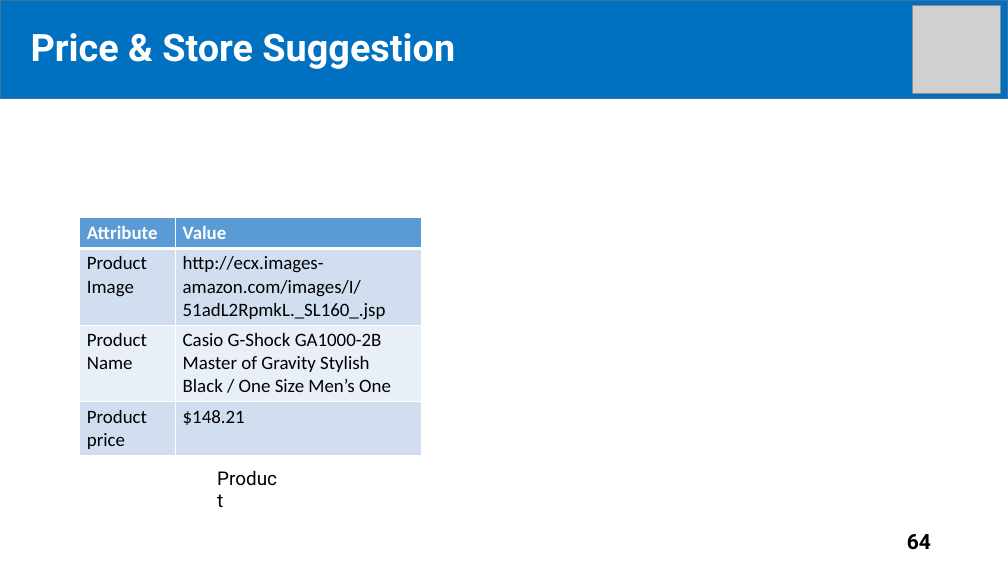
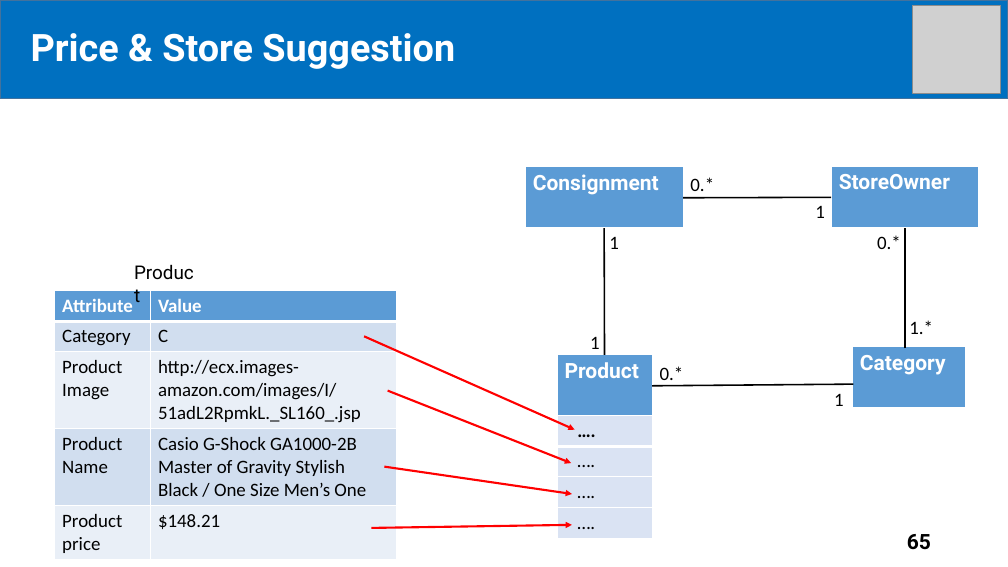
Before and after one commit to tiendan3108/CP, a slide deck: slide 65 of Source/Presentation/PreFinalPresentation.pptx (slide 64 before the commit). Drawn at 1008x567 pixels with LibreOffice and Linux fonts; fonts in the diff are those of the drawing; grey boxes stand for pictures. Boxes give left, top, right and bottom in pixels: in the first picture for what was removed or moved away, otherwise in the second. Text is boxed around its words. In the diff, an @@ line names an element or a change of style, - is before the commit and + after.

Commit message:
update slide

```diff
--- a/Source/Presentation/PreFinalPresentation.pptx
+++ b/Source/Presentation/PreFinalPresentation.pptx
@@ table added at <box>526,167,684,229</box>, 1 rows, 1 columns @@
+Consignment
@@ text added at <box>690,177,714,191</box>, 18 pt, text #000000 @@
+0.*
@@ table added at <box>831,166,979,228</box>, 1 rows, 1 columns @@
+StoreOwner
@@ line added from (683, 198) to (831, 197), #000000 1.5 pt @@
@@ text added at <box>815,206,825,218</box>, 18 pt, text #000000 @@
+1
@@ line added from (604, 228) to (605, 355), #000000 1.5 pt @@
@@ text added at <box>609,237,619,249</box>, 18 pt, text #000000 @@
+1
@@ text added at <box>877,235,901,249</box>, 18 pt, text #000000 @@
+0.*
@@ line added from (905, 349) to (905, 228), #000000 1.5 pt @@
@@ text "Product": place and size @@
-text "Product" at <box>210,463,291,493</box>
+text "Product" at <box>126,257,207,287</box>
@@ table at <box>54,290,397,557</box> @@
+row 2: Category | C
@@ table: place and size @@
-table at <box>79,218,422,453</box>
+table at <box>54,290,397,557</box>
@@ text added at <box>909,320,933,334</box>, 18 pt, text #000000 @@
+1.*
@@ arrow added from (364, 337) to (575, 430), #FF0000 2 pt @@
@@ table added at <box>557,355,653,417</box>, 1 rows, 1 columns @@
+Product
@@ text added at <box>590,337,600,349</box>, 18 pt, text #000000 @@
+1
@@ table added at <box>852,347,965,409</box>, 1 rows, 1 columns @@
+Category
@@ line added from (653, 386) to (854, 384), #000000 1.5 pt @@
@@ text added at <box>660,366,684,385</box>, 18 pt, text #000000 @@
+0.*
@@ arrow added from (388, 391) to (572, 464), #FF0000 2 pt @@
@@ table added at <box>557,416,653,538</box>, 4 rows, 1 columns @@
+….
+….
+….
+….
@@ text added at <box>834,394,844,406</box>, 18 pt, text #000000 @@
+1
@@ arrow added from (384, 467) to (572, 494), #FF0000 2 pt @@
@@ arrow added from (371, 528) to (572, 525), #FF0000 2 pt @@
@@ page number at <box>907,534,931,550</box>: text changed @@
-64
+65
```
Also in this commit, not shown: 16 other slides changed, 5 slides added.
